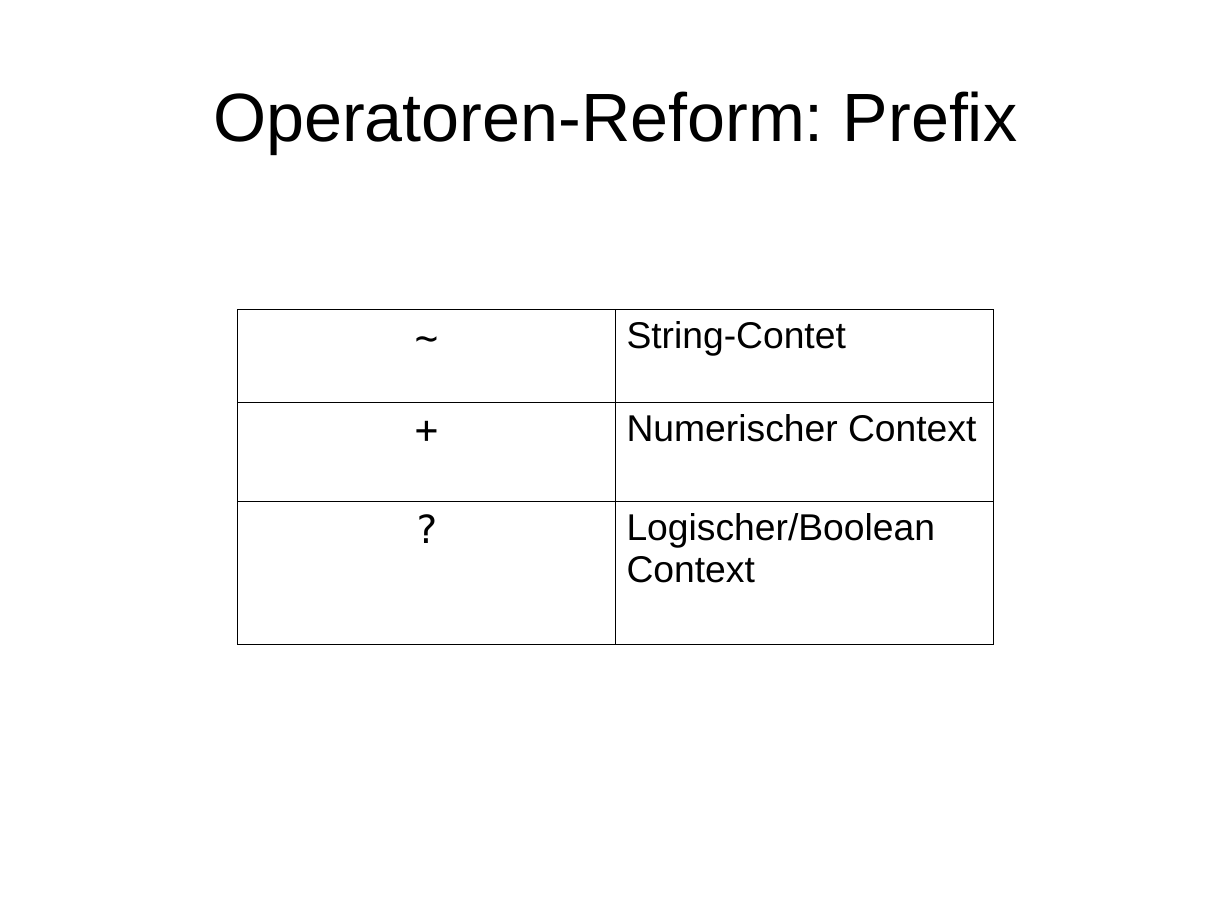
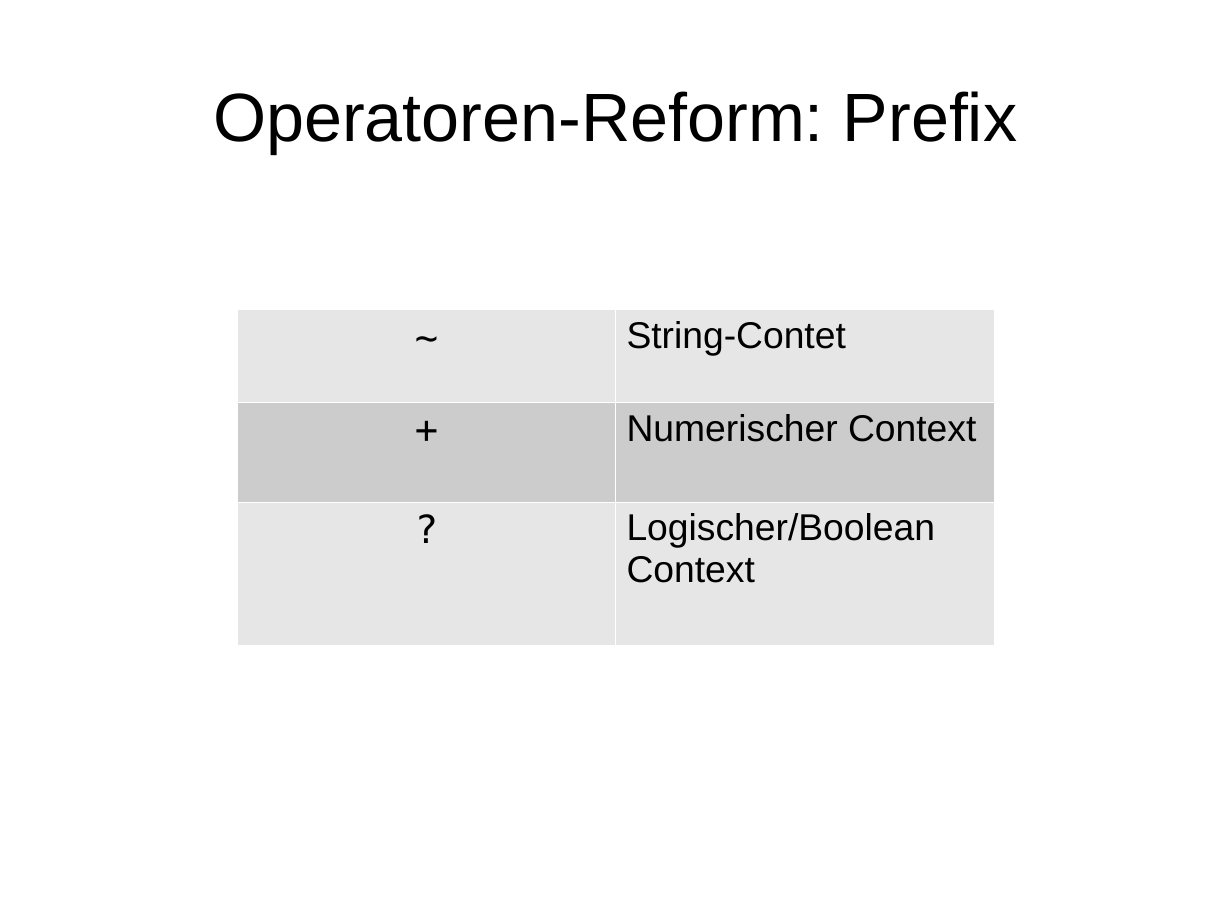
Before and after one commit to moritz/perl6-training-de, a slide deck: slide 21 of schulung.odp. Drawn at 1232x924 pixels with LibreOffice and Linux fonts; fonts in the diff are those of the drawing. Boxes give left, top, right and bottom in pixels: in the first picture for what was removed or moved away, otherwise in the second. Text is boxed around its words. In the diff, an @@ line names an element or a change of style, - is before the commit and + after.

```diff
--- a/schulung.odp
+++ b/schulung.odp
@@ table at (x1=237, y1=310, x2=993, y2=645) @@
@@ fill none to #E6E6E6 in 4 cells @@
@@ fill none to #CCCCCC in row 2 @@
@@ borders changed @@
```
Also in this commit, not shown: 5 other slides changed, 6 slides added, 3 other files.
